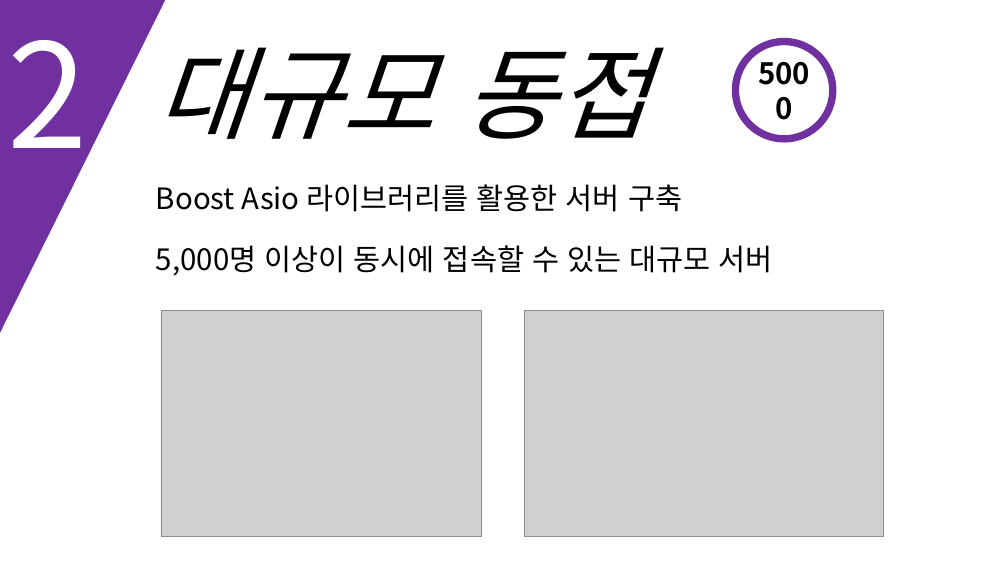
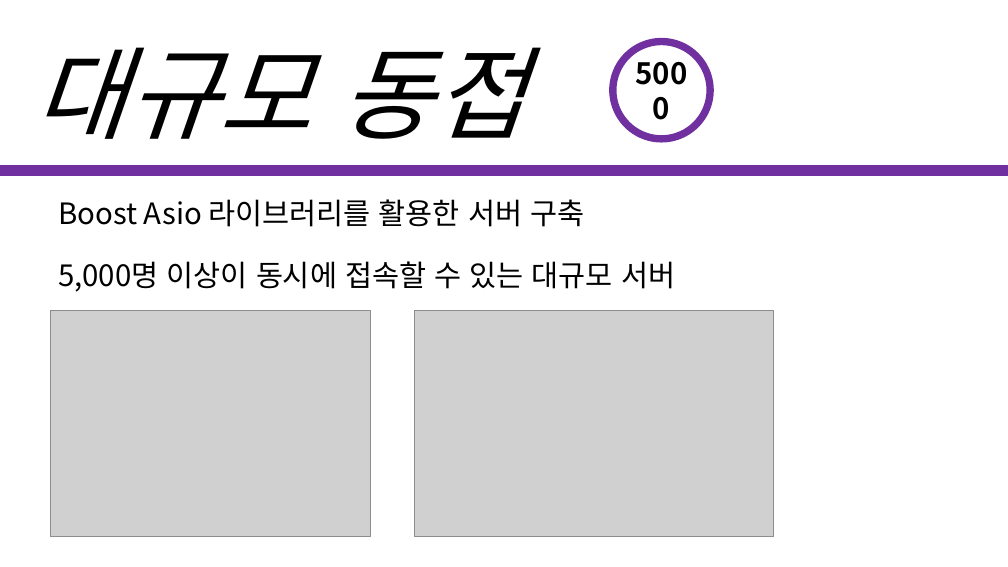
Before and after one commit to korleinster/gamebusdriver, a slide deck: slide 8 of documents/노루막이_김형준_신창섭_홍승필_허지훈.pptx. Drawn at 1008x567 pixels with LibreOffice and Linux fonts; fonts in the diff are those of the drawing; grey boxes stand for pictures; background and template pictures are left out. Boxes give left, top, right and bottom in pixels: in the first picture for what was removed or moved away, otherwise in the second. Text is boxed around its words. In the diff, an @@ line names an element or a change of style, - is before the commit and + after.

```diff
--- a/documents/노루막이_김형준_신창섭_홍승필_허지훈.pptx
+++ b/documents/노루막이_김형준_신창섭_홍승필_허지훈.pptx
@@ triangle removed at <box>0,0,165,333</box> @@
@@ 2 ellipses, 1 text: place and size @@
-2 ellipses, 1 text at <box>156,42,833,139</box>
+2 ellipses, 1 text at <box>33,42,711,139</box>
@@ line added from (0, 170) to (1008, 170), #7030A0 10 pt @@
@@ text "Boost Asio 라이브러리를 활용한 서버 ...": place and size @@
-text "Boost Asio 라이브러리를 활용한 서버 ..." at <box>156,184,682,212</box>
+text "Boost Asio 라이브러리를 활용한 서버 ..." at <box>58,199,584,227</box>
@@ text "5,000명 이상이 동시에 접속할 수 ...": place and size @@
-text "5,000명 이상이 동시에 접속할 수 ..." at <box>156,245,773,276</box>
+text "5,000명 이상이 동시에 접속할 수 ..." at <box>58,261,675,292</box>
@@ picture: place and size @@
-picture at <box>161,310,481,536</box>
+picture at <box>51,310,371,536</box>
@@ picture: place and size @@
-picture at <box>525,310,883,536</box>
+picture at <box>414,310,773,536</box>
```
Also in this commit, not shown: 5 other slides changed.
